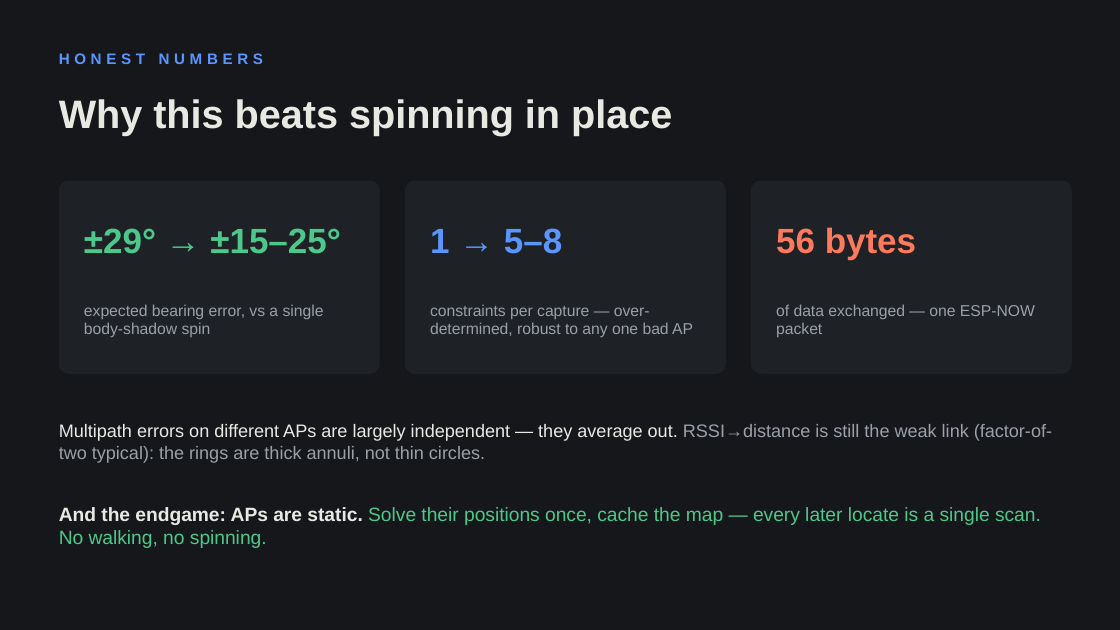
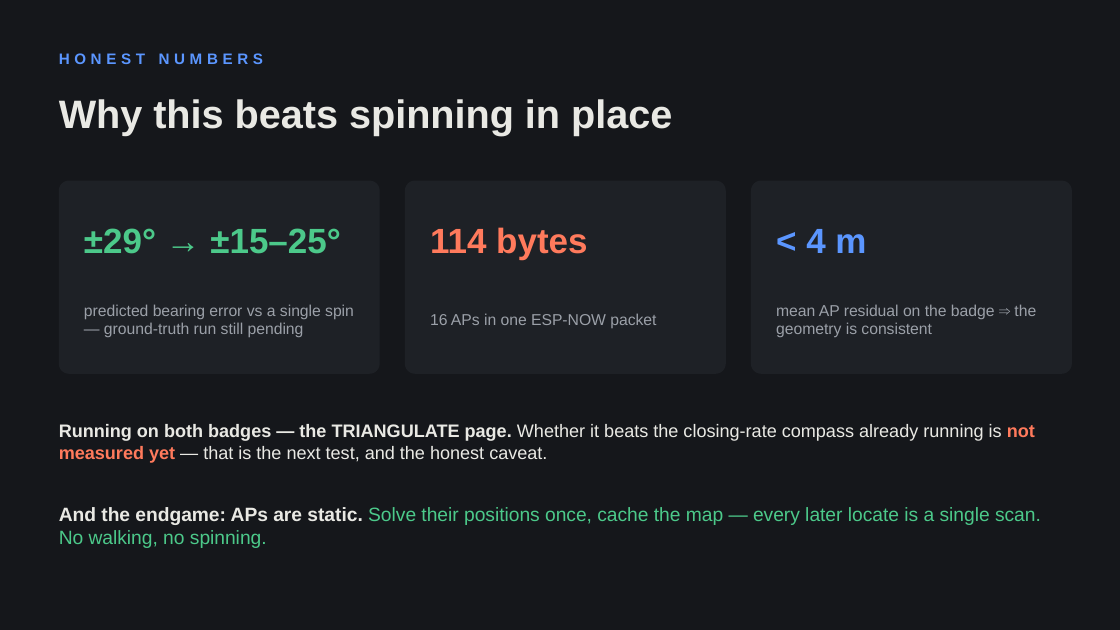
Before and after one commit to abigail-liang/hack-the-north-2026-badge, a slide deck: slide 12 of presentation/badge-finder-slides.pptx. Drawn at 1120x630 pixels with LibreOffice and Linux fonts; fonts in the diff are those of the drawing. Boxes give left, top, right and bottom in pixels: in the first picture for what was removed or moved away, otherwise in the second. Text is boxed around its words. In the diff, an @@ line names an element or a change of style, - is before the commit and + after.

```diff
--- a/presentation/badge-finder-slides.pptx
+++ b/presentation/badge-finder-slides.pptx
@@ text at <box>430,227,587,260</box>: text changed; text colour #5B96FF to #FF7A5C @@
-1 → 5–8
+114 bytes
@@ text at <box>806,229,866,253</box>: text changed; text colour #FF7A5C to #5B96FF @@
-56 bytes
+< 4 m
@@ text at <box>84,304,354,337</box>: text changed @@
-expected bearing error, vs a single body-shadow spin
+predicted bearing error vs a single spin — ground-truth run still pending
@@ text at <box>430,313,656,328</box>: text changed @@
-constraints per capture — over-determined, robust to any one bad AP
+16 APs in one ESP-NOW packet
@@ text at <box>776,304,1036,337</box>: text changed @@
-of data exchanged — one ESP-NOW packet
+mean AP residual on the badge ⇒ the geometry is consistent
@@ text at <box>59,424,1035,463</box>: text changed; text colour #9BA0A8 to #E9E9E4 @@
-Multipath errors on different APs are largely independent — they average out. RSSI→distance is still the weak link (factor-of-two typical): the rings are thick annuli, not thin circles.
+Running on both badges — the TRIANGULATE page. Whether it beats the closing-rate compass already running is not measured yet — that is the next test, and the honest caveat.
```
Also in this commit, not shown: 5 other slides changed, 2 other files.
